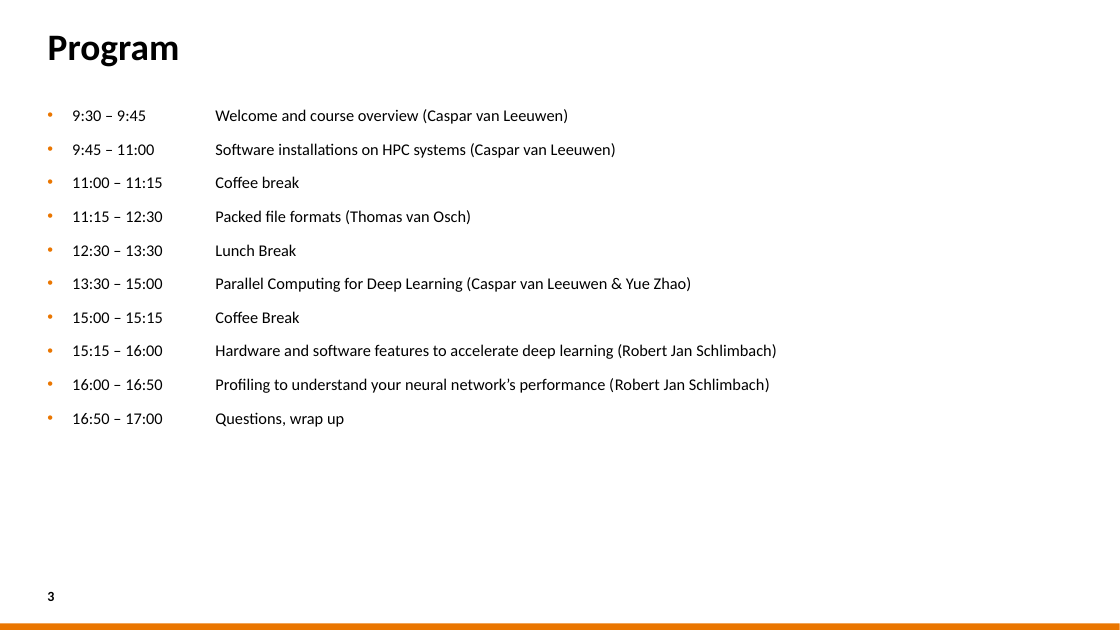
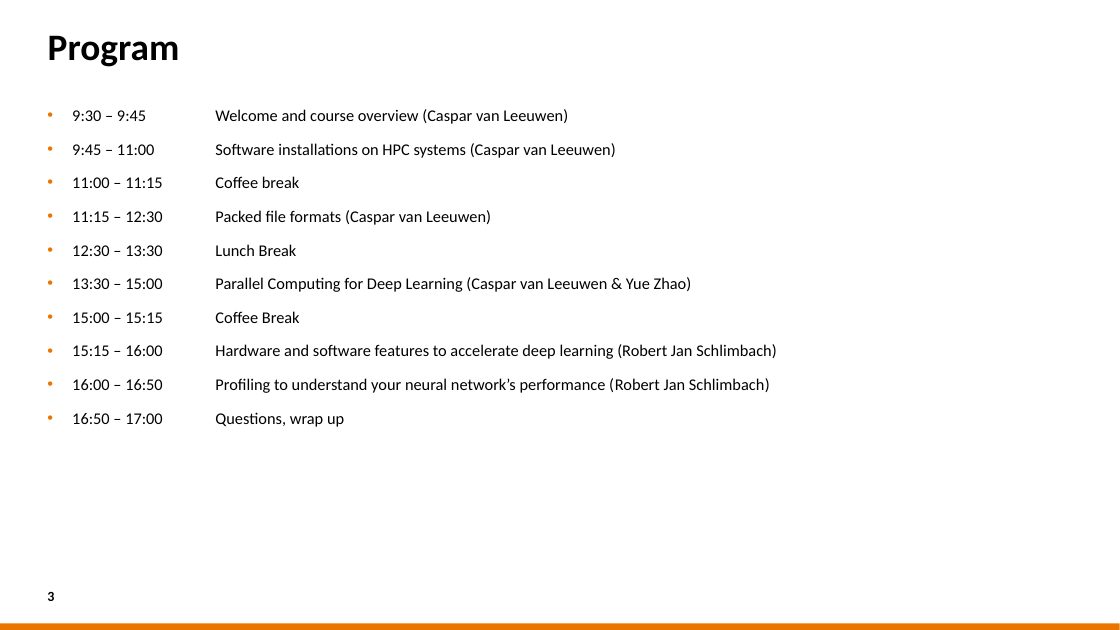
Before and after one commit to sara-nl/MLonHPC_May2023, a slide deck: slide 3 of Parallel_Computing_for_DL.pptx. Drawn at 1120x630 pixels with LibreOffice and Linux fonts; fonts in the diff are those of the drawing; background and template pictures are left out. Boxes give left, top, right and bottom in pixels: in the first picture for what was removed or moved away, otherwise in the second. Text is boxed around its words. In the diff, an @@ line names an element or a change of style, - is before the commit and + after.

```diff
--- a/Parallel_Computing_for_DL.pptx
+++ b/Parallel_Computing_for_DL.pptx
@@ text at [72,210,491,225]: text changed @@
-• 11:15 – 12:30 Packed file formats (Thomas van Osch)
+• 11:15 – 12:30 Packed file formats (Caspar van Leeuwen)
```
